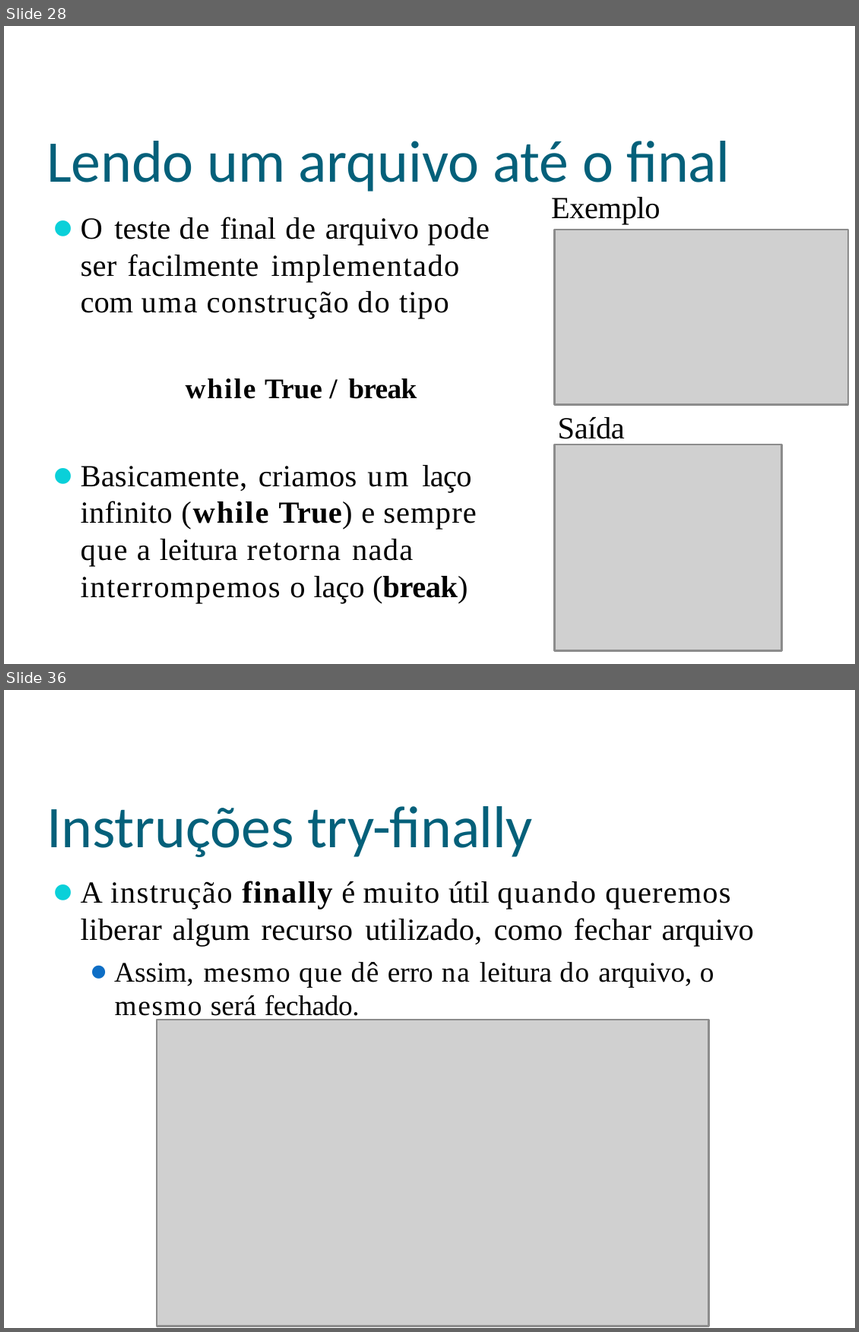
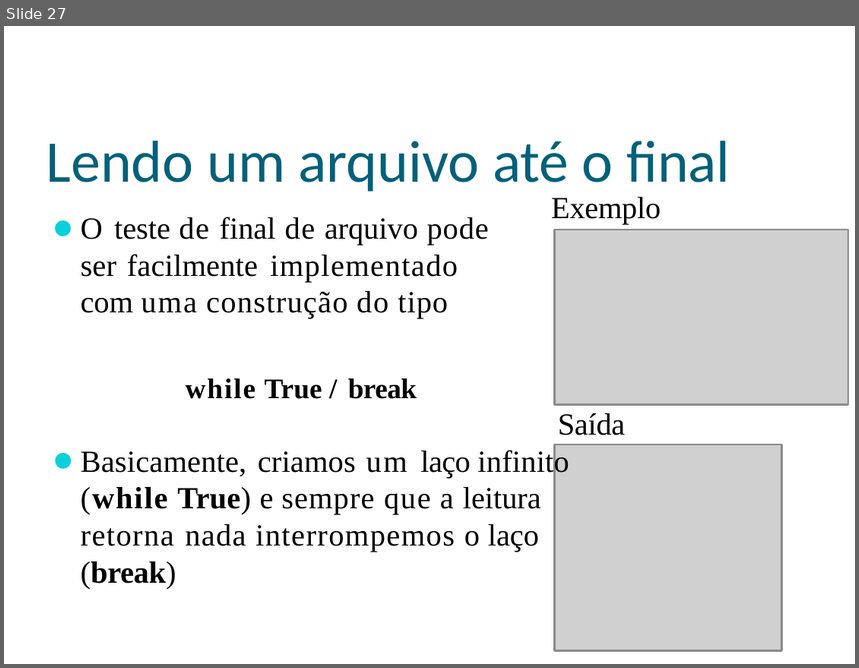
Before and after one commit to eduardocunha11/firstblog, a slide deck: aulas/pc1/AulaPython09-Arquivos.pptx. Shown one above the other, each under a label of ours: slides 28 and 36 before the commit, slide 27 after it; the slides between them are not shown. The pictures are 859x1332 and 859x668 pixels, drawn with LibreOffice and Linux fonts; fonts in the diff are those of the drawing; grey boxes stand for pictures; background and template pictures are left out. Boxes give left, top, right and bottom in pixels: in the first picture for what was removed or moved away, otherwise in the second. Text is boxed around its words. In the diff, an @@ line names an element or a change of style, - is before the commit and + after.

Commit message:
arquivos

```diff
--- a/aulas/pc1/AulaPython09-Arquivos.pptx
+++ b/aulas/pc1/AulaPython09-Arquivos.pptx
@@ slide 36 removed at (x1=4, y1=690, x2=855, y2=1328), background picture (left out) @@
@@ title removed at (x1=47, y1=806, x2=533, y2=857) @@
-Instruções try-finally
@@ text removed at (x1=81, y1=881, x2=754, y2=1021) @@
-⚫ A instrução finally é muito útil quando queremos liberar algum recurso utilizado, como fechar arquivo
-  ⚫ Assim, mesmo que dê erro na leitura do arquivo, o
-mesmo será fechado.
@@ picture removed at (x1=158, y1=1021, x2=709, y2=1327) @@
@@ what was slide 28 is now slide 27 @@
@@ slide 27 changed as well @@
@@ text "O teste de final de ..." at (x1=81, y1=217, x2=489, y2=319): letter spacing 0.5 to 0.4 pt in "construção"; letter spacing 0.7 to 0.6 pt in "do" @@
@@ text "while True / break" at (x1=81, y1=379, x2=626, y2=589): letter spacing 0.7 to 0.6 pt in "while", "(while"; letter spacing 0.5 to 0.4 pt in "nada"; less space between paragraphs @@
```
Also in this commit, not shown: 27 other slides changed, 9 other slides removed, 1 other file.
